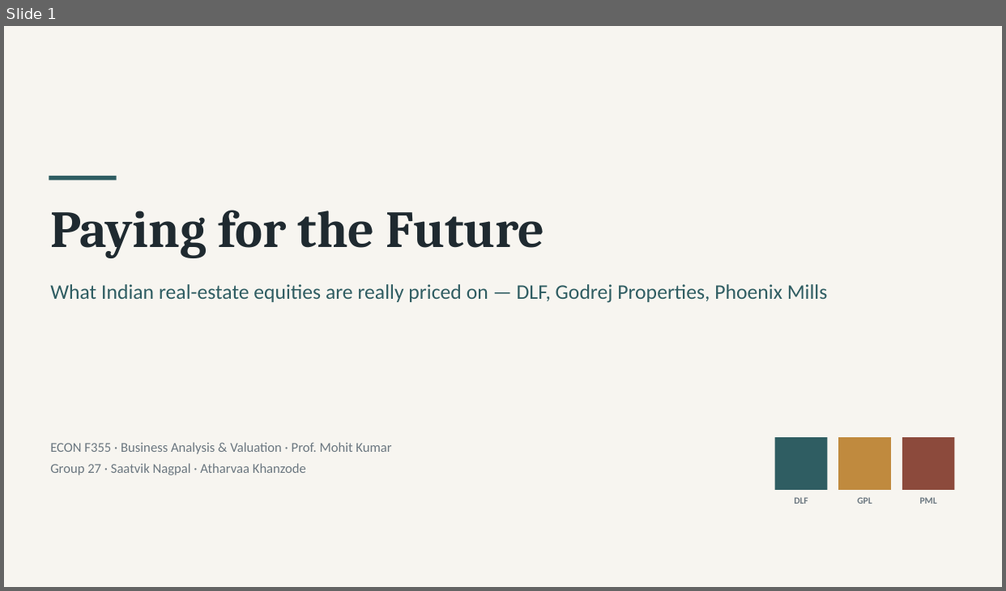
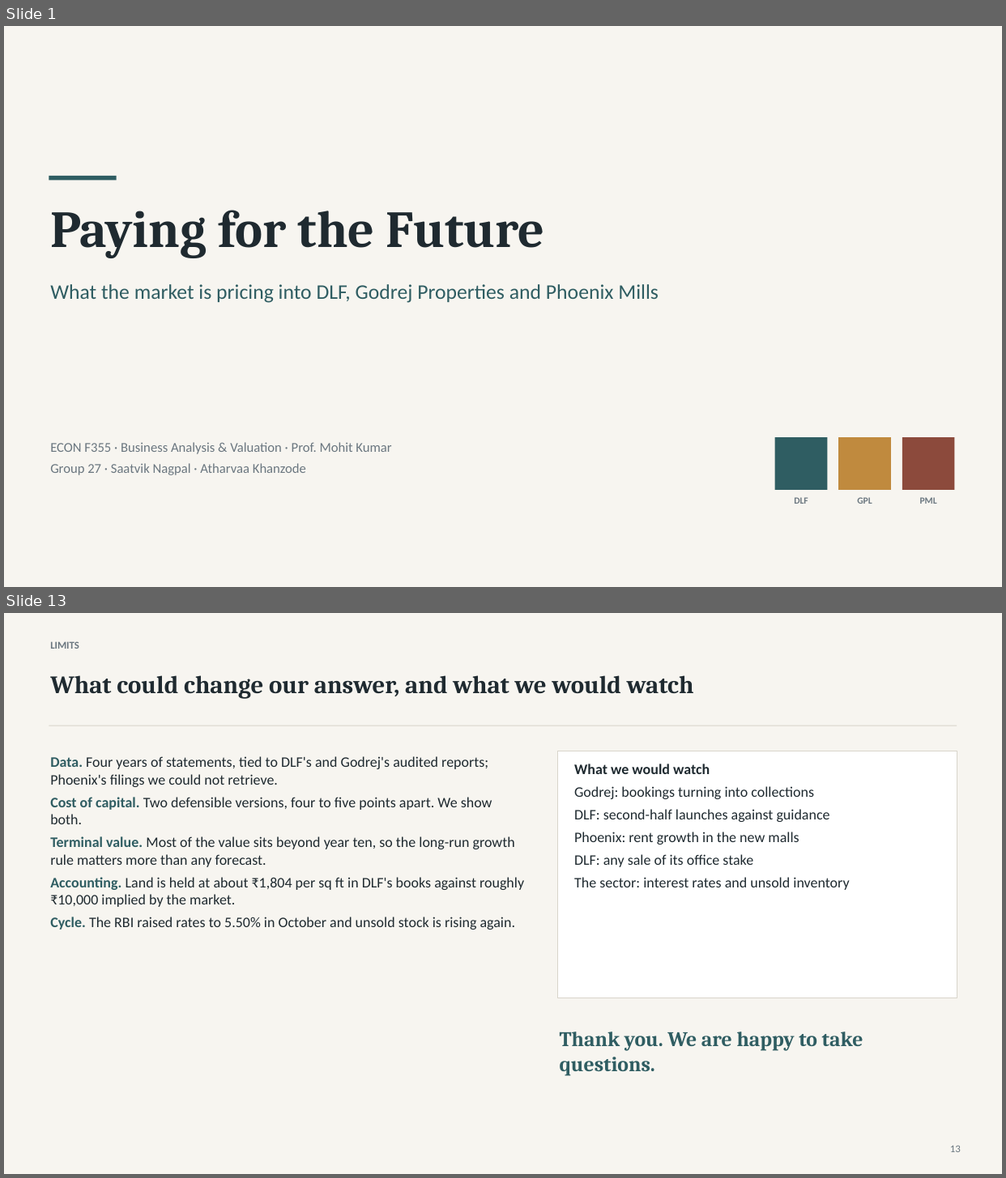
Before and after one commit to atharvaakz/BAAV, a slide deck: reports/ProjectBaav_Group27_Presentation.pptx. Shown one above the other, each under a label of ours: slide 1 before the commit, slides 1 and 13 after it; the slides between them are not shown. The pictures are 1006x591 and 1006x1178 pixels, drawn with LibreOffice and Linux fonts; fonts in the diff are those of the drawing. Boxes give left, top, right and bottom in pixels: in the first picture for what was removed or moved away, otherwise in the second. Text is boxed around its words. In the diff, an @@ line names an element or a change of style, - is before the commit and + after.

```diff
--- a/reports/ProjectBaav_Group27_Presentation.pptx
+++ b/reports/ProjectBaav_Group27_Presentation.pptx
@@ slide 13 added at (x1=4, y1=613, x2=1002, y2=1174), background #F7F5F0 @@
@@ text added at (x1=50, y1=641, x2=79, y2=649), 10 pt, text #6B7780, bold @@
+LIMITS
@@ text added at (x1=50, y1=675, x2=694, y2=699), 24 pt, text #1F2A30, bold @@
+What could change our answer, and what we would watch
@@ rectangle added at (x1=49, y1=726, x2=957, y2=726), fill #D8D4CA @@
@@ text added at (x1=50, y1=756, x2=524, y2=930), 14 pt, text #1F2A30 @@
+Data. Four years of statements, tied to DLF's and Godrej's audited reports; Phoenix's filings we could not retrieve.
+Cost of capital. Two defensible versions, four to five points apart. We show both.
+Terminal value. Most of the value sits beyond year ten, so the long-run growth rule matters more than any forecast.
+Accounting. Land is held at about ₹1,804 per sq ft in DLF's books against roughly ₹10,000 implied by the market.
+Cycle. The RBI raised rates to 5.50% in October and unsold stock is rising again.
@@ rectangle added at (x1=558, y1=752, x2=957, y2=999), fill #FFFFFF, outline #D8D4CA 0.75 pt @@
@@ text added at (x1=574, y1=764, x2=830, y2=867), 14 pt, text #1F2A30 @@
+What we would watch
+Godrej: bookings turning into collections
+DLF: second-half launches against guidance
+Phoenix: rent growth in the new malls
+DLF: any sale of its office stake
+The sector: interest rates and unsold inventory
@@ text added at (x1=560, y1=1032, x2=863, y2=1076), 20 pt, text #2F5D62, bold @@
+Thank you. We are happy to take questions.
@@ text added at (x1=950, y1=1146, x2=961, y2=1152), 10 pt, text #6B7780 @@
+13
@@ slide 1 changed as well @@
@@ text at (x1=50, y1=284, x2=658, y2=303): text changed @@
-What Indian real-estate equities are really priced on — DLF, Godrej Properties, Phoenix Mills
+What the market is pricing into DLF, Godrej Properties and Phoenix Mills
```
Also in this commit, not shown: 5 other slides changed, 16 other slides added, 12 slides removed, 7 other files.
